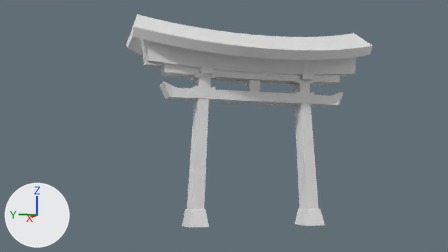
Two versions of the Blender file torii2.blend, one commit apart.
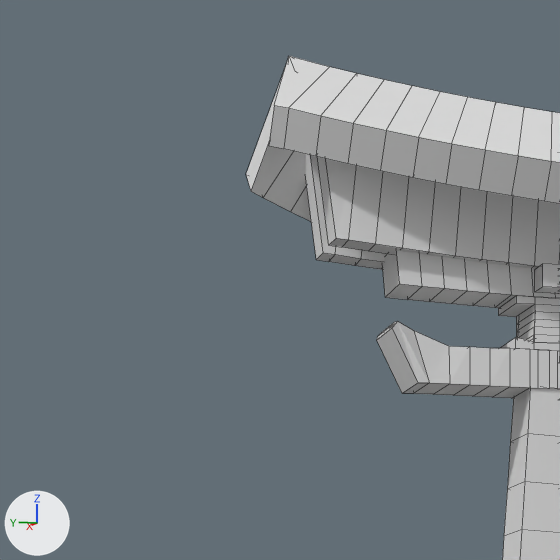
The first picture shows the older version from the file's camera 'Camera'. The close-ups show both versions on the part from 14% to 46% of the width and 0% to 56% of the height of that picture. Arrows for +X, +Y and +Z are at lower left; the lights stay in place. The close-ups show mesh edges as thin lines.
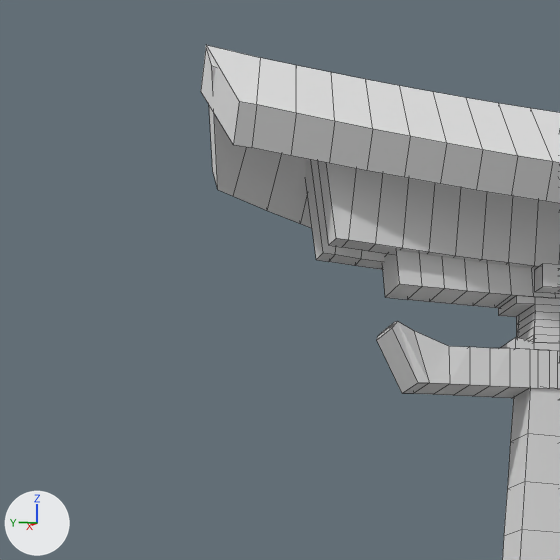
Location of each change, [x1, y1, x2, y2] in pixels of the close-ups (560 x 560 px):
'Cube.018', modifiers changed: before [269, 56, 560, 204]; after [201, 45, 560, 203]
'Cube.007', modifiers changed: before [246, 66, 311, 221]; after [208, 54, 312, 228]

What changed in the scene script:
```text
Change ob_cube_018:
    add _m = ob_cube_018.modifiers.new('SimpleDeform.001', 'SIMPLE_DEFORM')
    add _m.deform_method = 'TAPER'
    add _m.deform_axis = 'Y'
    add _m.factor = 0.2
    add _m.angle = 0.2
Change ob_cube_007:
    add _m = ob_cube_007.modifiers.new('SimpleDeform.001', 'SIMPLE_DEFORM')
    add _m.deform_method = 'TAPER'
    add _m.deform_axis = 'Y'
    add _m.factor = 0.2
    add _m.angle = 0.2
```
